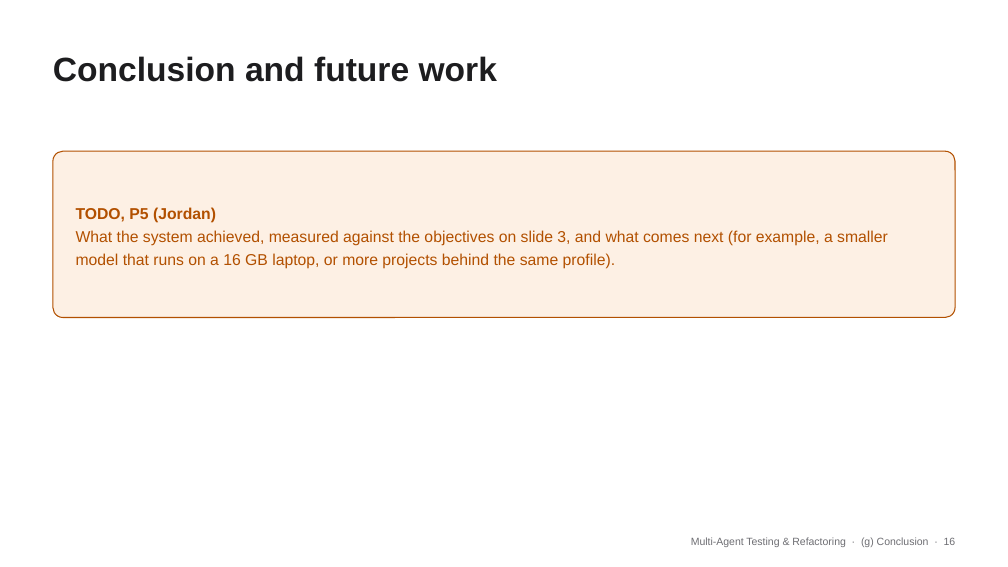
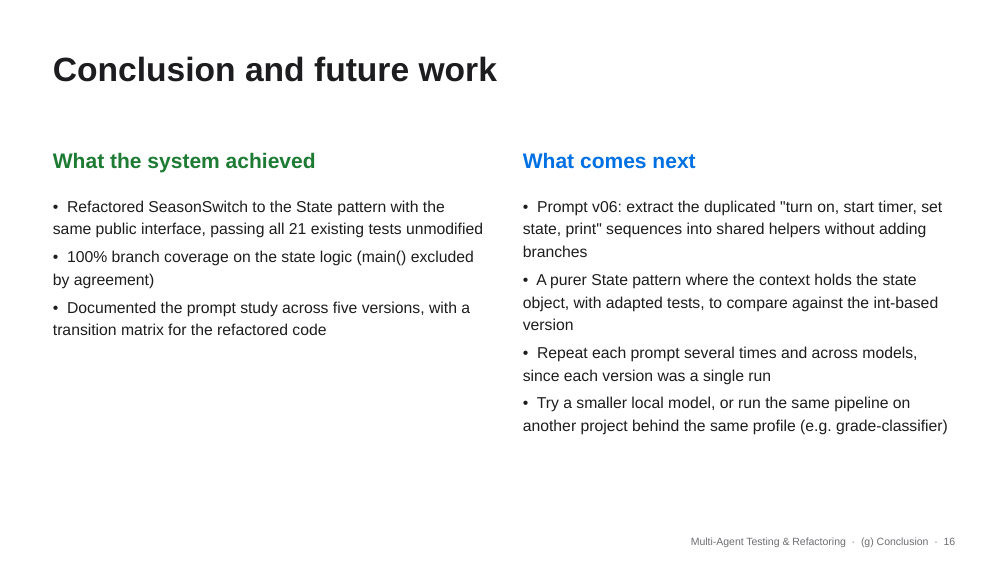
Before and after one commit to JordanTaylorGit/CSE-4392-Multi-Agent-System, a slide deck: slide 16 of slides/team3.pptx. Drawn at 1008x567 pixels with LibreOffice and Linux fonts; fonts in the diff are those of the drawing. Boxes give left, top, right and bottom in pixels: in the first picture for what was removed or moved away, otherwise in the second. Text is boxed around its words. In the diff, an @@ line names an element or a change of style, - is before the commit and + after.

```diff
--- a/slides/team3.pptx
+++ b/slides/team3.pptx
@@ rounded rectangle removed at [53,151,955,318] @@
@@ text added at [53,152,316,172], 20 pt, text #1E7B34, bold @@
+What the system achieved
@@ text added at [523,152,695,169], 20 pt, text #0071E3, bold @@
+What comes next
@@ text at [53,200,483,335]: text changed; text colour #B25000 to #1D1D1F @@
-TODO, P5 (Jordan)
-What the system achieved, measured against the objectives on slide 3, and what comes next (for example, a smaller model that runs on a 16 GB laptop, or more projects behind the same profile).
+• Refactored SeasonSwitch to the State pattern with the same public interface, passing all 21 existing tests unmodified
+• 100% branch coverage on the state logic (main() excluded by agreement)
+• Documented the prompt study across five versions, with a transition matrix for the refactored code
@@ text "• Refactored SeasonSwitch to the ..." at [53,200,483,335]: vertical alignment middle to top @@
@@ text added at [523,200,948,435], 15 pt, text #1D1D1F @@
+• Prompt v06: extract the duplicated "turn on, start timer, set state, print" sequences into shared helpers without adding branches
+• A purer State pattern where the context holds the state object, with adapted tests, to compare against the int-based version
+• Repeat each prompt several times and across models, since each version was a single run
+• Try a smaller local model, or run the same pipeline on another project behind the same profile (e.g. grade-classifier)
```
Also in this commit, not shown: 4 other slides changed, 1 slide added, 1 slide removed, 1 other file.
